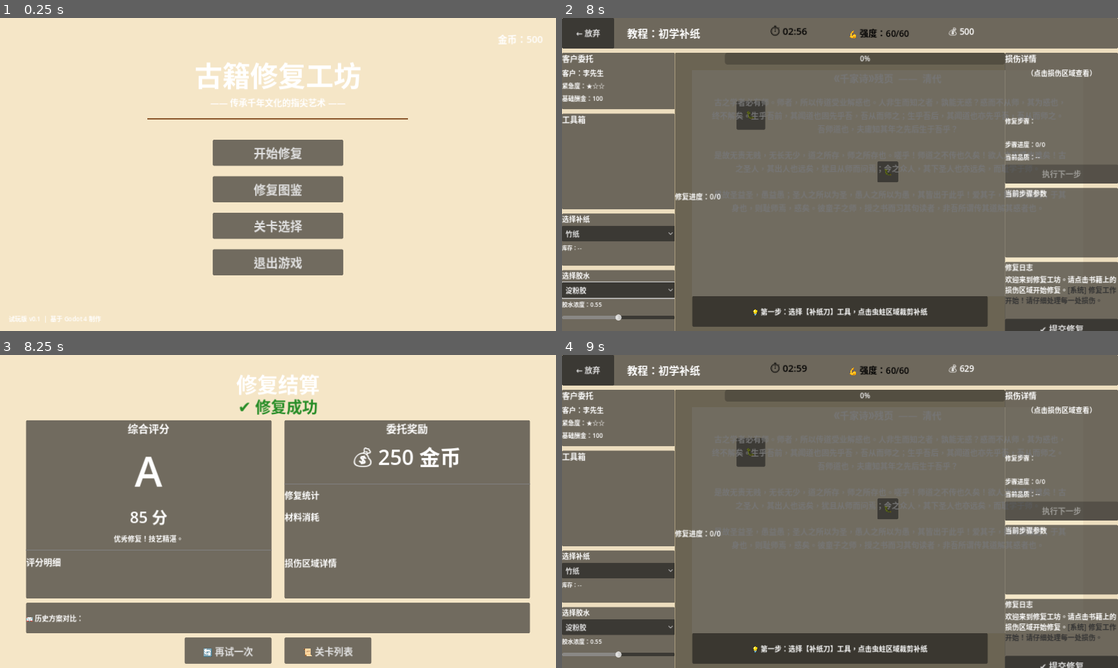
Above: before the commit, frames 1-4 (two rows, left to right).
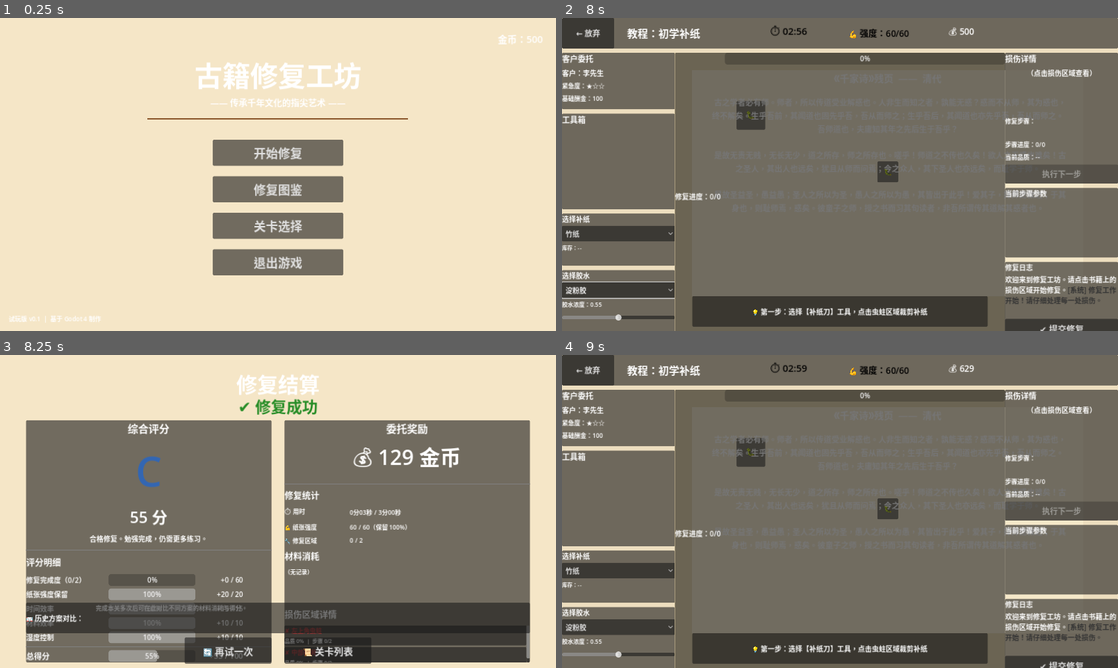
Above: after the commit, the same moments.

Repository: Moonset-Account/solo-527
Game: Godot game, scene res://scenes/MainMenu.tscn
Two runs of this game, one before a commit and one after it. Both use one fixed random seed, a clock stepped at 60 frames per second and the inputs below.
Inputs:
- Up to frame 1 (0.25 s): no input
- Up to frame 2 (8 s): click "开始修复" at 0.5 s; click "接受委托" at 1.25 s; click "← 放弃" at 2 s; click "← 返回主菜单" at 2.75 s; click "开始修复" at 3.5 s; click "接受委托" at 4.25 s; click "竹纸" at 5 s; click "淀粉胶" at 5.75 s; click "🐛" at 6.5 s; click "🐛" at 7.25 s
- Up to frame 3 (8.25 s): click "✔ 提交修复" at 8 s
- Up to frame 4 (9 s): click "🔄 再试一次" at 8.75 s

Frames 1-2 are identical in both runs. In frame 3, 20% of the frame differs, in the area x 4-96%, y 30-99%; in frame 4, nothing differs.
Error in both runs: Trying to return an array of type "Array" where expected return type is "Array[Dictionary]". (res://scripts/core/LevelLoader.gd:108)

Commit message:
chore: automation round 4 for q-1118

Diff:
--- a/scenes/FailReplay.tscn
+++ b/scenes/FailReplay.tscn
@@ -61,7 +61,7 @@
 layout_mode = 2
 size_flags_vertical = 3
 
-[node name="FailuresContent" type="VBoxContainer" parent="FailuresPanel/FailuresScroll"]
+[node name="FailuresContent" type="VBoxContainer" parent="FailuresPanel/FailuresVBox/FailuresScroll"]
 layout_mode = 2
 size_flags_horizontal = 3
 theme_override_constants/separation = 12
--- a/scripts/ui/Settlement.gd
+++ b/scripts/ui/Settlement.gd
@@ -3,9 +3,9 @@
 var settlement_data: Dictionary = {}
 
 @onready var result_status_label: Label = $ResultStatus
-@onready var grade_label: Label = $GradeLabel
-@onready var score_number_label: Label = $ScoreNumber
-@onready var grade_desc_label: Label = $GradeDesc
+@onready var grade_label: Label = $MainContainer/LeftPanel/LeftVBox/GradeLabel
+@onready var score_number_label: Label = $MainContainer/LeftPanel/LeftVBox/ScoreNumber
+@onready var grade_desc_label: Label = $MainContainer/LeftPanel/LeftVBox/GradeDesc
 
 @onready var breakdown_vbox: VBoxContainer = $MainContainer/LeftPanel/LeftVBox/BreakdownVBox
 @onready var reward_amount_label: Label = $MainContainer/RightPanel/RightVBox/RewardAmount
